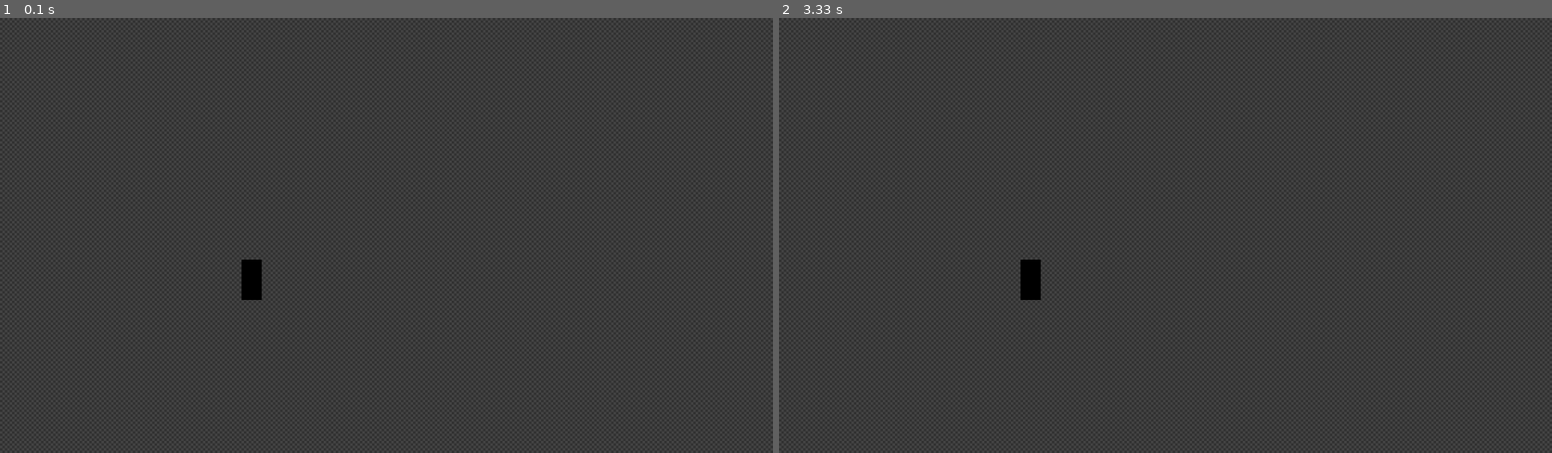
Above: before the commit, frames 1-2 (left to right).
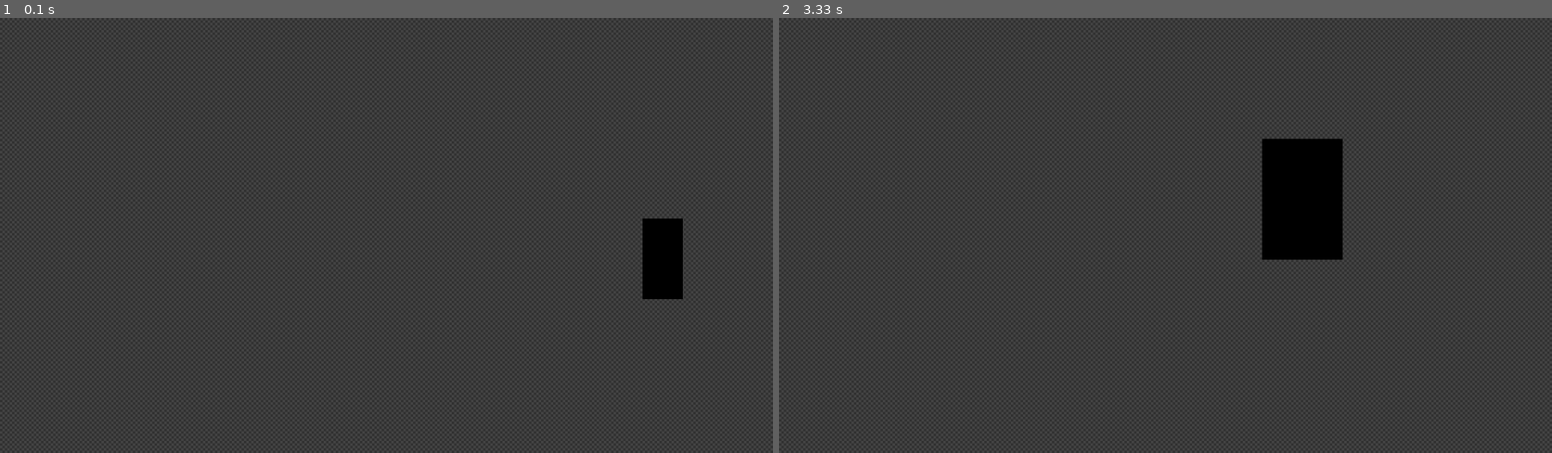
Above: after the commit, the same moments.

Repository: PouchyCorp/TrophNSI
Game: pygame game, started from sources/main.py
The game is run twice, just before and just after one commit, with the same random seed, the same clock (stepped at 60 frames per second) and the same inputs.
Inputs (mouse positions are in pixels of both pictures, inside the frame that each line leads up to):
- Up to frame 1 (0.1 s): no input
- Up to frame 2 (3.33 s): press the mouse at (1443, 257) at 0.37 s; move the mouse to (1180, 213) at 0.47 s; release the mouse at (925, 170) at 0.6 s; press the mouse at (1443, 257) at 1.7 s; move the mouse to (1304, 170) at 1.8 s; release the mouse at (1173, 78) at 1.93 s; press the mouse at (1443, 257) at 2.03 s; move the mouse to (1296, 326) at 2.13 s; release the mouse at (1150, 392) at 2.27 s; press the mouse at (1443, 257) at 2.37 s; move the mouse to (1196, 279) at 2.47 s; release the mouse at (949, 305) at 2.6 s; press the mouse at (1443, 257) at 2.7 s; move the mouse to (1343, 183) at 2.8 s; release the mouse at (1250, 109) at 2.93 s; press the mouse at (1443, 257) at 3.03 s; move the mouse to (1451, 261) at 3.13 s; release the mouse at (1459, 270) at 3.27 s

The runs differ from the first frame. In frame 1, 1.2% of the frame differs, in the area x 31-89%, y 46-65%; in frame 2, 3.1%, in the area x 31-73%, y 27-65%.

Commit message:
basic framework for rooms

Diff:
--- a/sources/main.py
+++ b/sources/main.py
@@ -2,6 +2,7 @@
 import sys
 from objects.placeable import Placeable
 from objects.coord import Coord
+from objects.room_config import R1, R2, R3
 
 WIN = pg.display.set_mode((1920,1080))
 CLOCK = pg.time.Clock()
@@ -14,7 +15,7 @@
             elif x%2 != 0 and y%2 == 0:
                 pg.draw.rect(WIN,(70,70,70),pg.Rect(x*6,y*6,6,6))
 
-placeable_lst = [Placeable('placeholder', Coord(1,(600,600)),pg.Surface((50,100),masks='red'))]
+current_room = R1
 
 while True:
 
@@ -27,13 +28,19 @@
 
         if event.type == pg.MOUSEBUTTONUP:
             pos = pg.mouse.get_pos()
-            for placeable in placeable_lst:
+            for placeable in current_room.placed:
                 if placeable.rect.collidepoint(pos[0],pos[1]):
-                    print('uwu')
+                    match placeable.name:
+                        case 'R1_stairs':
+                            current_room = R2
+                        case 'R2_stairs':
+                            current_room = R3
+
+
 
 
     WIN.fill((50,50,50))
     draw_grid()
-    WIN.blits([(placeable.surf, placeable.coord.xy) for placeable in placeable_lst])
+    WIN.blits([(placeable.surf, placeable.coord.xy) for placeable in current_room.placed])
 
     pg.display.flip()
--- a/sources/objects/placeable.py
+++ b/sources/objects/placeable.py
@@ -1,11 +1,13 @@
 import pygame as pg
 import sys
 import os
+#do not remove
 sys.path.append(os.path.dirname(os.path.abspath(__file__)))
 from coord import Coord
 
 class Placeable:
     def __init__(self, name, coord : Coord, surf : pg.Surface) -> None:
+        self.name = name
         self.coord = coord
         self.coord.xy = self.coord.get_pixel_perfect()
 
--- a/sources/objects/room.py
+++ b/sources/objects/room.py
@@ -6,3 +6,9 @@
         self.sizePx = (320,180)
         self.num = num
         self.placed : list[Placeable] = []
+
+        #permanent objects that can not be edited (still place in placed to render the object)
+        self.native_placed : list[Placeable] = []
+
+    def in_native_placed(self, plcbl : Placeable) -> bool:
+        return (plcbl in self.native_placed)
--- /dev/null
+++ b/sources/objects/room_config.py
@@ -0,0 +1,22 @@
+from room import Room
+from coord import Coord
+from placeable import Placeable
+from pygame import Surface
+
+#R1
+R1 = Room(1)
+R1_stairs = Placeable('R1_stairs', Coord(1,(1600,500)), Surface((100,200)))
+R1.placed.append(R1_stairs)
+R1.native_placed.append(R1_stairs)
+
+
+#R2
+R2 = Room(2)
+R2_stairs = Placeable('R2_stairs', Coord(1,(1200,300)), Surface((200,300)))
+R2.placed.append(R2_stairs)
+R2.native_placed.append(R2_stairs)
+
+
+
+#R3
+R3 = Room(3)
